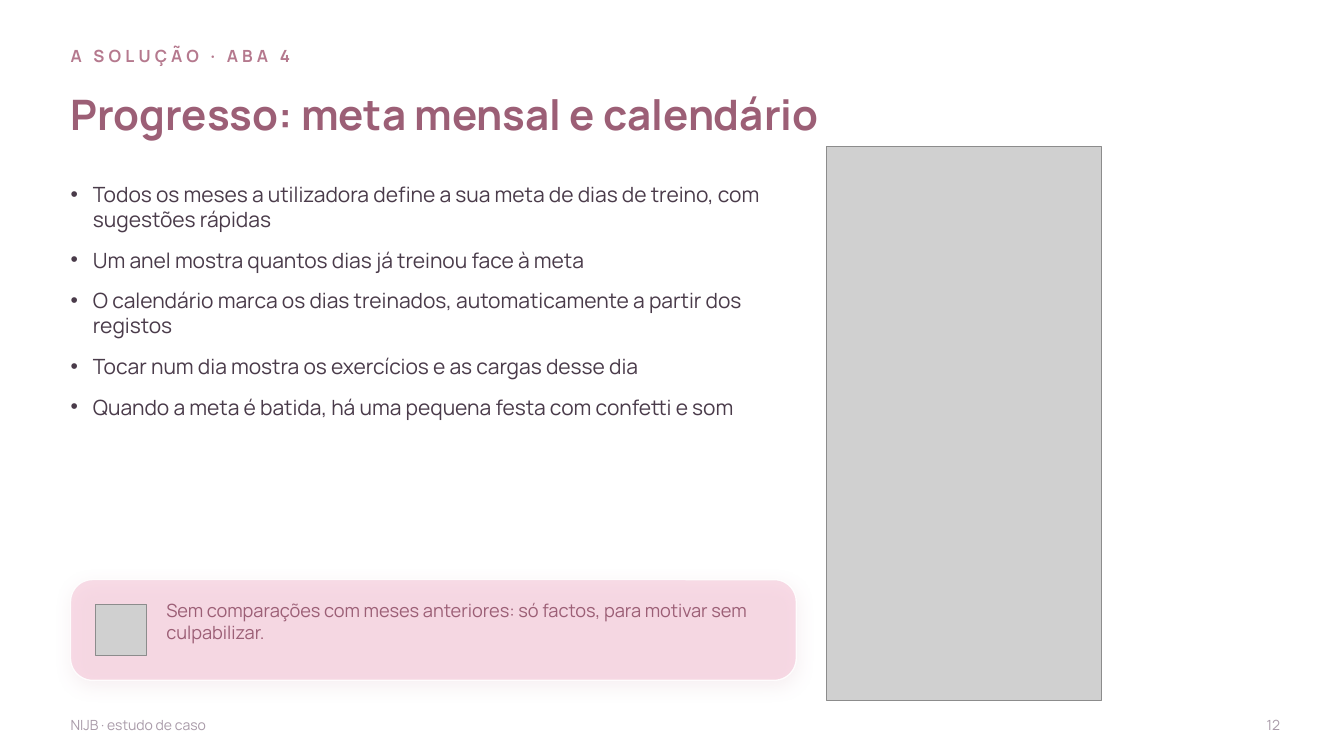
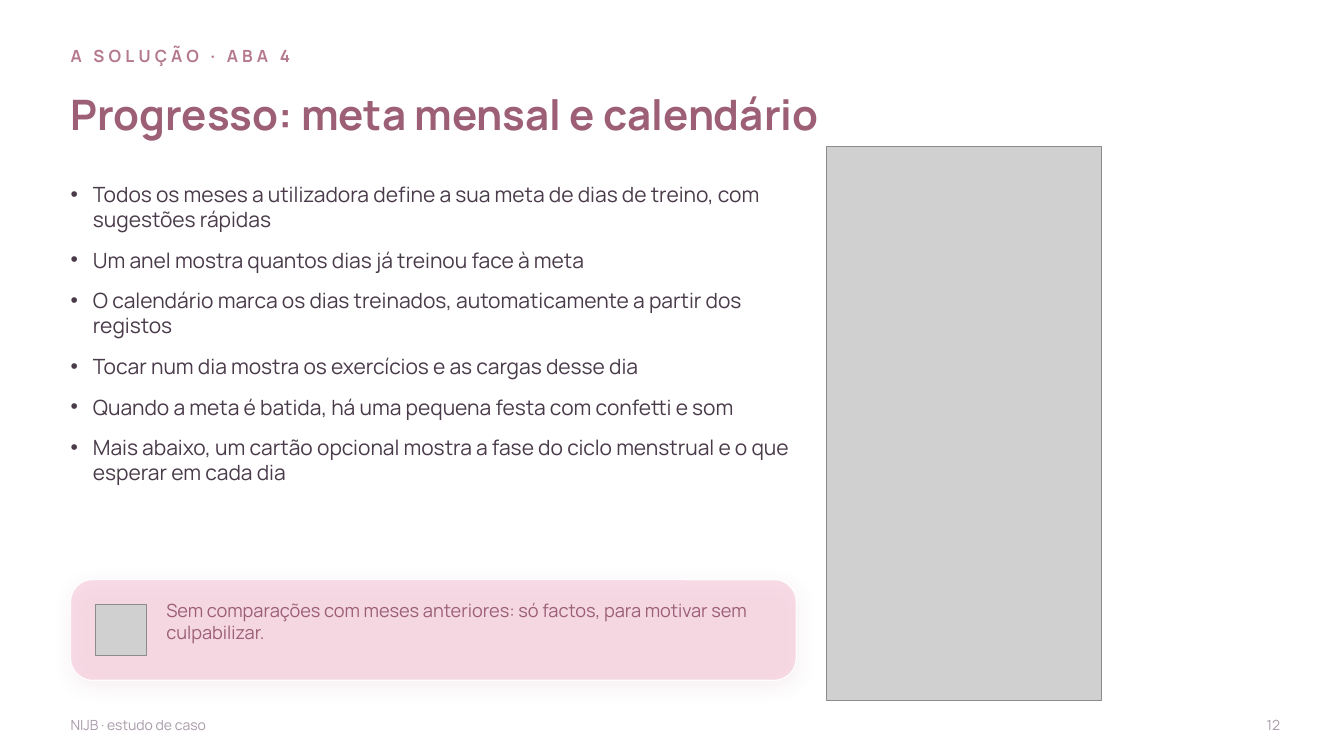
Before and after one commit to nauquero/nau-quero, a slide deck: slide 12 of NIJB-estudo-de-caso-completo.pptx. Drawn at 1344x756 pixels with LibreOffice and Linux fonts; fonts in the diff are those of the drawing; grey boxes stand for pictures; background and template pictures are left out. Boxes give left, top, right and bottom in pixels: in the first picture for what was removed or moved away, otherwise in the second. Text is boxed around its words. In the diff, an @@ line names an element or a change of style, - is before the commit and + after.

```diff
--- a/NIJB-estudo-de-caso-completo.pptx
+++ b/NIJB-estudo-de-caso-completo.pptx
@@ text at <box>93,439,789,485</box>: paragraph added @@
+• Mais abaixo, um cartão opcional mostra a fase do ciclo menstrual e o que esperar em cada dia
```
Also in this commit, not shown: 13 other slides changed, 4 slides removed.
